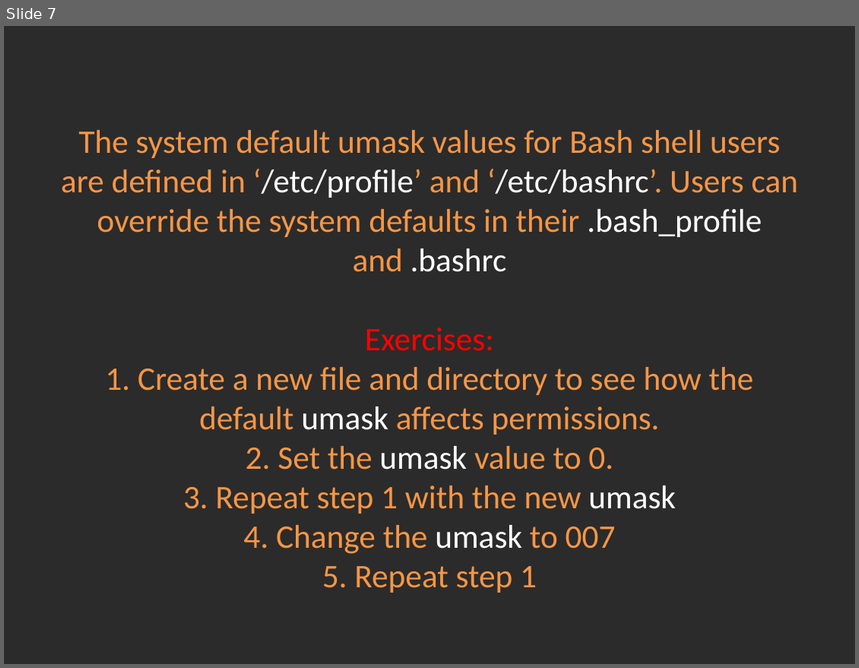
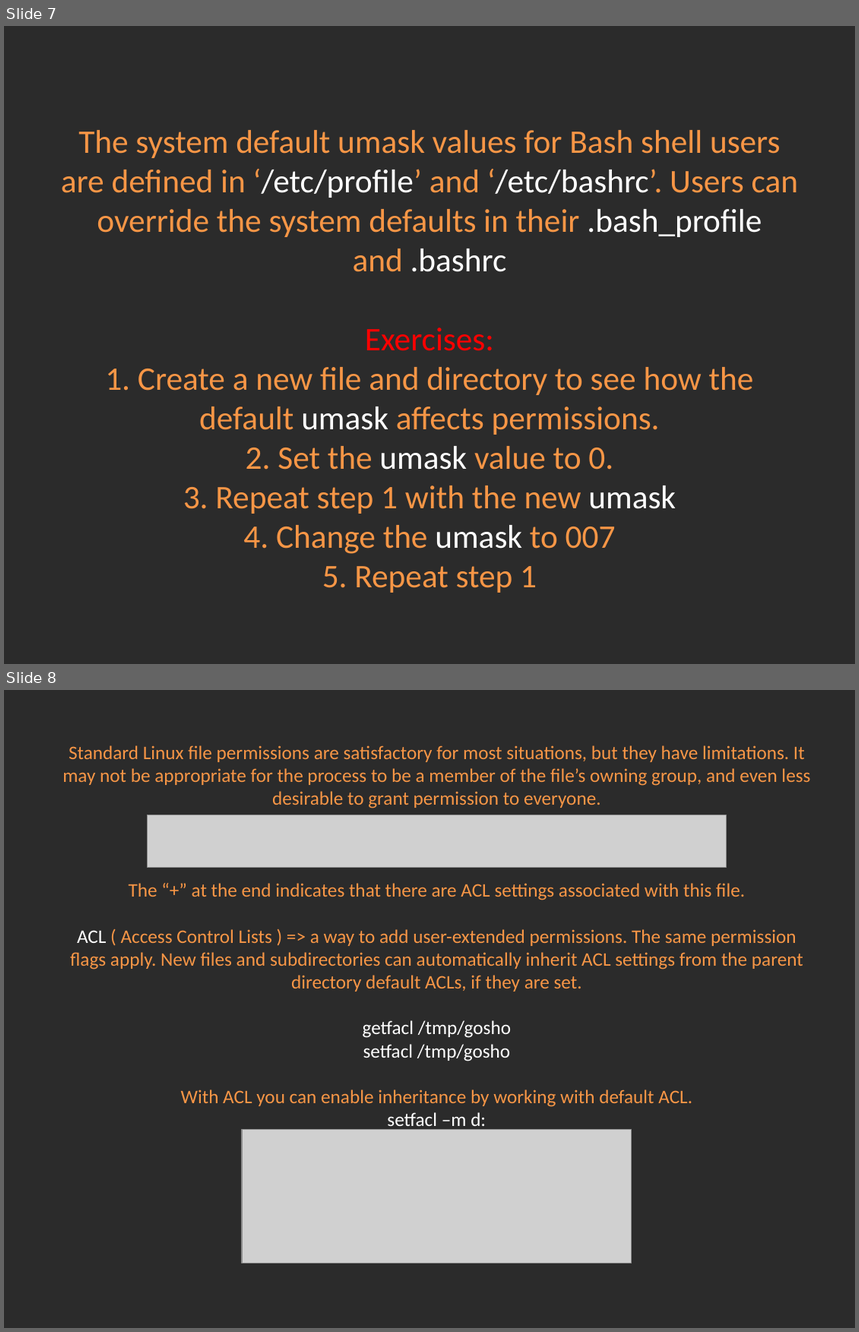
Before and after one commit to Academy-Soft-Intellect/Linux-Course, a slide deck: 05.Permissions/05-PermissionsAndAccessControlLists.pptx. Shown one above the other, each under a label of ours: slide 7 before the commit, slides 7 and 8 after it. The pictures are 859x668 and 859x1332 pixels, drawn with LibreOffice and Linux fonts; fonts in the diff are those of the drawing; grey boxes stand for pictures; background and template pictures are left out; a plain dark background stands for a picture behind light text. Boxes give left, top, right and bottom in pixels: in the first picture for what was removed or moved away, otherwise in the second. Text is boxed around its words. In the diff, an @@ line names an element or a change of style, - is before the commit and + after.

```diff
--- a/05.Permissions/05-PermissionsAndAccessControlLists.pptx
+++ b/05.Permissions/05-PermissionsAndAccessControlLists.pptx
@@ slide 8 added at (4, 690, 855, 1328), background picture (left out) @@
@@ title added at (63, 745, 810, 1132), 16.2 pt, text #F79646 @@
+Standard Linux file permissions are satisfactory for most situations, but they have limitations. It may not be appropriate for the process to be a member of the file’s owning group, and even less desirable to grant permission to everyone.
+The “+” at the end indicates that there are ACL settings associated with this file.
+ACL ( Access Control Lists ) => a way to add user-extended permissions. The same permission flags apply. New files and subdirectories can automatically inherit ACL settings from the parent directory default ACLs, if they are set.
+getfacl /tmp/gosho
+setfacl /tmp/gosho
+With ACL you can enable inheritance by working with default ACL.
+setfacl –m d:
+.
@@ picture added at (147, 815, 727, 867) @@
@@ picture added at (243, 1130, 633, 1264) @@
```
Also in this commit, not shown: 3 slides changed, 3 other files.
